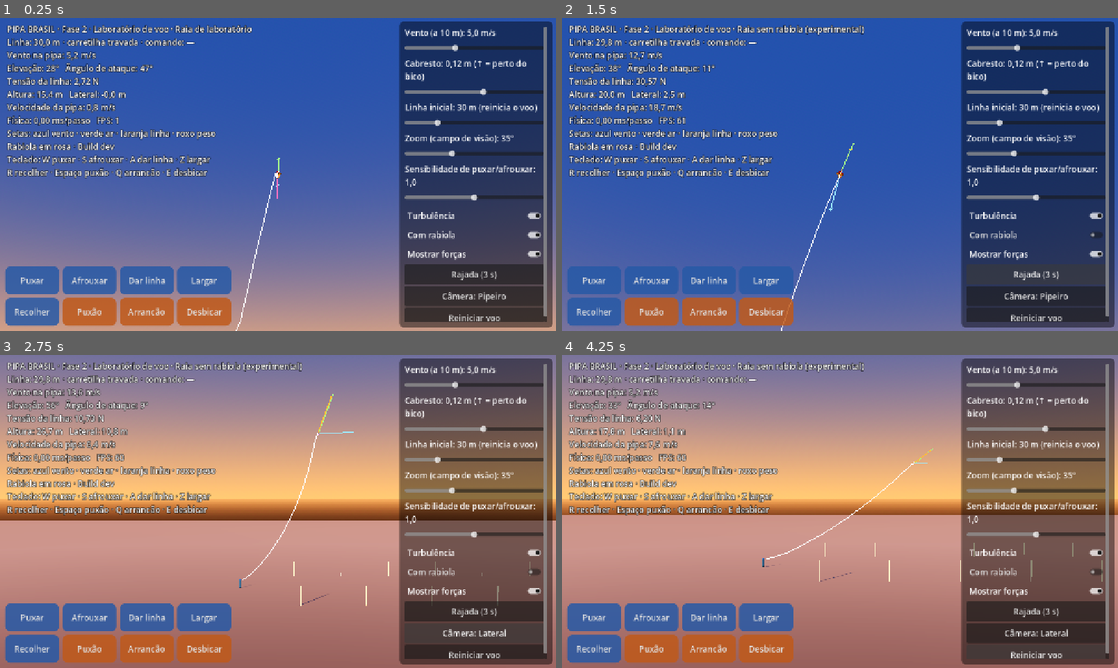
Above: before the commit, frames 1-4 (two rows, left to right).
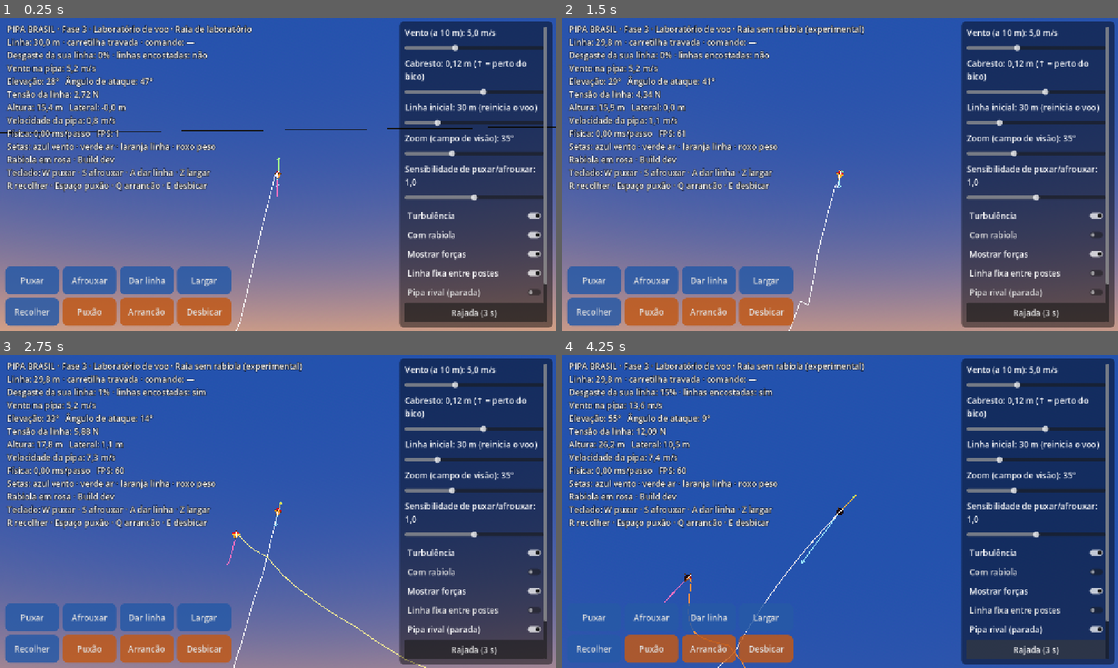
Above: after the commit, the same moments.

Repository: lucaskaeller201-ui/Pipa-Brasil
Game: Godot game, scene res://scenes/main/main.tscn
Two runs of this game, one before a commit and one after it. Both use one fixed random seed, a clock stepped at 60 frames per second and the inputs below.
Inputs (mouse positions are in pixels of both pictures, inside the frame that each line leads up to):
- Up to frame 1 (0.25 s): no input
- Up to frame 2 (1.5 s): click "Com rabiola" at 0.5 s; click (1034, 274) at 1.25 s, where only the run after the commit has a clickable "Linha fixa entre postes"
- Up to frame 3 (2.75 s): click (472, 630) at 2 s, where only the run after the commit has a clickable "Pipa rival (parada)"
- Up to frame 4 (4.25 s): click (1034, 655) at 2.75 s, where only the run before the commit has a clickable "Reiniciar voo"; click (1034, 655) at 3.5 s, where only the run before the commit has a clickable "Reiniciar voo"

The runs differ from the first frame. In frame 1, 9.5% of the frame differs, in the area x 0-100%, y 3-99%; in frame 2, 35%; in frame 3, 89%; in frame 4, 91%, in the area x 0-100%, y 0-100%.

Commit message:
Fase 3: laboratório com linha fixa, pipa rival e linha em fita; documentação
Co-Authored-By: Claude Opus 5.5 <noreply@anthropic.com>
Claude-Session: https://claude.ai/code/session_01VcBVPpGPHbKMkWY2F5CwiY

Diff:
--- a/game/lab/lab_voo.gd
+++ b/game/lab/lab_voo.gd
@@ -1,10 +1,12 @@
 extends Node3D
-## Laboratório de voo (Fases 1 e 2).
+## Laboratório de voo (Fases 1 a 3).
 ##
 ## Mostra a física funcionando: vento, pipa, linha, rabiola, mão do pipeiro e
 ## carretilha, com setas das forças e números ao vivo. Os comandos do pipeiro
 ## (botões na tela ou teclado) mexem a mão e a carretilha; a pipa responde só
-## pela física.
+## pela física. Opcionalmente há uma linha fixa entre postes e uma pipa rival
+## parada, para treinar o contato entre linhas (a linha fica vermelha com o
+## desgaste e pode romper).
 
 const BuildInfo := preload("res://game/main/build_info.gd")
 const Ambiente := preload("res://game/world/ambiente.gd")
@@ -31,6 +33,11 @@
 }
 const TECLAS_IMPULSO := {KEY_SPACE: Pilot.Impulse.PUXAO, KEY_Q: Pilot.Impulse.ARRANCAO, KEY_E: Pilot.Impulse.DESBICAR}
 
+var _linha_fixa := true
+var _rival := false
+var _mensagem := ""
+var _mensagem_ate := 0.0
+
 var _vento := VENTO_PADRAO
 var _comprimento_linha := 30.0
 var _turbulencia := true
@@ -39,6 +46,9 @@
 var _custo_ms := 0.0
 
 var _pipa: Node3D
+var _pipa_rival: Node3D
+var _pipeiro_rival: Node3D
+var _postes: Node3D
 var _linhas: MeshInstance3D
 var _forcas: MeshInstance3D
 var _camera: Camera3D
@@ -59,6 +69,13 @@
 	_pipa = KiteView.new()
 	_pipa.name = "Pipa"
 	add_child(_pipa)
+	_pipa_rival = KiteView.new()
+	_pipa_rival.name = "PipaRival"
+	add_child(_pipa_rival)
+	_pipeiro_rival = _criar_boneco("PipeiroRival", Color(0.70, 0.20, 0.20))
+	_postes = Node3D.new()
+	_postes.name = "Postes"
+	add_child(_postes)
 	_linhas = LinesView.new()
 	_linhas.name = "Linhas"
 	add_child(_linhas)
@@ -87,6 +104,23 @@
 	world = SimWorld.create_flight(WindField.new(_vento, TURBULENCIA if _turbulencia else 0.0, 1),
 		definicao, _comprimento_linha, 30.0, 0.0, 4, true, pre_tensao)
 	_pipa.call("construir", definicao)
+	# Linha fixa atravessada no vento, a 1/3 da linha: a linha da pipa sobe e
+	# encosta nela por baixo.
+	for filho in _postes.get_children():
+		filho.queue_free()
+	if _linha_fixa:
+		var z := -_comprimento_linha / 3.0
+		var y := 1.2 + 0.83 * _comprimento_linha / 3.0
+		world.add_fixed_line(Vector3(-15.0, y, z), Vector3(15.0, y, z))
+		for x in [-15.0, 15.0]:
+			_postes.add_child(_criar_poste(Vector3(x, 0.0, z), y))
+	_pipa_rival.visible = _rival
+	_pipeiro_rival.visible = _rival
+	if _rival:
+		world.add_flyer(_def_com_rabiola, Vector3(6.0, 0.0, 0.0), _comprimento_linha, 30.0, -18.0, true)
+		_pipa_rival.call("construir", _def_com_rabiola)
+		_pipeiro_rival.position = Vector3(6.0, 0.8, 0.25)
+	_mensagem = ""
 	_atualizar_visual()
 
 
@@ -134,6 +168,12 @@
 
 
 func _process(_delta: float) -> void:
+	for e in world.combat.take_events():
+		if e["type"] == "ruptura":
+			_mensagem = "A SUA LINHA ROMPEU! Pipa avoada." if e["flyer"] == 0 else "A linha do rival rompeu!"
+		else:
+			_mensagem = "A linha fixa rompeu."
+		_mensagem_ate = Time.get_ticks_msec() / 1000.0 + 5.0
 	_atualizar_visual()
 	_atualizar_camera()
 	_info.text = texto_info()
@@ -141,11 +181,22 @@
 
 func _atualizar_visual() -> void:
 	_pipa.call("atualizar", world.kite)
-
+	if _rival and world.flyers.size() > 1:
+		_pipa_rival.call("atualizar", (world.flyers[1] as Flyer).kite)
+
+	_linhas.set("camera_position", _camera.global_position)
+	_linhas.set("min_width_per_meter", 2.0 * 2.0 * tan(deg_to_rad(_camera.fov * 0.5)) / maxf(1.0, get_viewport().get_visible_rect().size.y))
 	_linhas.call("limpar")
-	_linhas.call("desenhar_cadeia", world.line.pos, Color(0.97, 0.97, 0.97))
-	if world.tail != null:
-		_linhas.call("desenhar_cadeia", world.tail.pos, Color(1.0, 0.30, 0.60))
+	for f in world.flyers:
+		var fl: Flyer = f
+		var base := Color(0.97, 0.97, 0.97) if fl.id == 0 else Color(1.0, 0.85, 0.35)
+		for c in [fl.line, fl.trailing_line]:
+			if c != null:
+				_linhas.call("desenhar_cadeia", (c as ParticleChain).pos, _cor_desgaste(c, base))
+		if fl.tail != null:
+			_linhas.call("desenhar_cadeia", fl.tail.pos, Color(1.0, 0.30, 0.60), 0.02)
+	for c in world.loose_chains:
+		_linhas.call("desenhar_cadeia", (c as ParticleChain).pos, _cor_desgaste(c, Color(0.15, 0.15, 0.15)))
 
 	_forcas.call("limpar")
 	if _mostrar_forcas:
@@ -158,6 +209,11 @@
 		]
 		var cores := [Color(0.3, 0.8, 1.0), Color(0.2, 0.95, 0.3), Color(1.0, 0.55, 0.1), Color(0.75, 0.4, 1.0)]
 		_forcas.call("desenhar_setas", setas, cores)
+
+
+## A linha vai ficando vermelha conforme o ponto mais gasto se aproxima da ruptura.
+func _cor_desgaste(c: ParticleChain, base: Color) -> Color:
+	return base.lerp(Color(1.0, 0.1, 0.05), clampf(c.max_wear() / c.strength, 0.0, 1.0))
 
 
 func _atualizar_camera() -> void:
@@ -187,9 +243,12 @@
 		carretilha = "soltando"
 	elif world.input.reel_in:
 		carretilha = "enrolando"
+	var meu: Flyer = world.flyers[0]
+	var desgaste := meu.line.max_wear() / meu.line.strength * 100.0 if not meu.cut else 100.0
 	var linhas := PackedStringArray([
-		"PIPA BRASIL · Fase 2 · Laboratório de voo · %s" % definicao.model_name,
+		"PIPA BRASIL · Fase 3 · Laboratório de voo · %s" % definicao.model_name,
 		"Linha: %s m · carretilha %s · comando: %s" % [_num(world.line_length(), 1), carretilha, _ultimo_comando],
+		"Desgaste da sua linha: %d%% · linhas encostadas: %s" % [roundi(desgaste), "sim" if world.combat.contacts_last_step > 0 else "não"],
 		"Vento na pipa: %s m/s" % _num(k.last_wind.length(), 1),
 		"Elevação: %d°   Ângulo de ataque: %d°" % [roundi(world.elevation_deg()), roundi(k.last_aoa_deg)],
 		"Tensão da linha: %s N" % _num(world.tension, 2),
@@ -199,6 +258,8 @@
 		"Setas: azul vento · verde ar · laranja linha · roxo peso",
 		"Rabiola em rosa · Build %s" % BuildInfo.COMMIT,
 	])
+	if not _mensagem.is_empty() and Time.get_ticks_msec() / 1000.0 < _mensagem_ate:
+		linhas.insert(1, ">>> %s <<<" % _mensagem)
 	if not OS.has_feature("mobile"):
 		linhas.append("Teclado: W puxar · S afrouxar · A dar linha · Z largar")
 		linhas.append("R recolher · Espaço puxão · Q arrancão · E desbicar")
@@ -215,17 +276,36 @@
 
 func _criar_pipeiro() -> void:
 	# Marcador simples do pipeiro (o personagem de verdade vem na Fase 7).
+	var corpo := _criar_boneco("Pipeiro", Color(0.15, 0.35, 0.65))
+	corpo.position = Vector3(0.0, 0.8, 0.25)
+
+
+func _criar_boneco(nome: String, cor: Color) -> MeshInstance3D:
 	var corpo := MeshInstance3D.new()
-	corpo.name = "Pipeiro"
+	corpo.name = nome
 	var capsula := CapsuleMesh.new()
 	capsula.radius = 0.22
 	capsula.height = 1.6
 	corpo.mesh = capsula
 	var material := StandardMaterial3D.new()
-	material.albedo_color = Color(0.15, 0.35, 0.65)
+	material.albedo_color = cor
 	corpo.material_override = material
-	corpo.position = Vector3(0.0, 0.8, 0.25)
 	add_child(corpo)
+	return corpo
+
+
+func _criar_poste(base: Vector3, altura: float) -> MeshInstance3D:
+	var poste := MeshInstance3D.new()
+	var malha := CylinderMesh.new()
+	malha.top_radius = 0.1
+	malha.bottom_radius = 0.14
+	malha.height = altura
+	poste.mesh = malha
+	var material := StandardMaterial3D.new()
+	material.albedo_color = Color(0.55, 0.55, 0.52)
+	poste.material_override = material
+	poste.position = base + Vector3(0.0, altura * 0.5, 0.0)
+	return poste
 
 
 func _criar_interface() -> void:
@@ -277,6 +357,8 @@
 	_toggle(caixa, "Turbulência", _turbulencia, _ao_mudar_turbulencia)
 	_toggle(caixa, "Com rabiola", true, _ao_mudar_rabiola)
 	_toggle(caixa, "Mostrar forças", _mostrar_forcas, _ao_mudar_forcas)
+	_toggle(caixa, "Linha fixa entre postes", _linha_fixa, _ao_mudar_linha_fixa)
+	_toggle(caixa, "Pipa rival (parada)", _rival, _ao_mudar_rival)
 	_botao(caixa, "Rajada (3 s)", _ao_tocar_rajada)
 	_botao_camera = _botao(caixa, "Câmera: %s" % CAMERAS[_camera_modo], _ao_tocar_camera)
 	_botao(caixa, "Reiniciar voo", reiniciar)
@@ -356,6 +438,16 @@
 	reiniciar()
 
 
+func _ao_mudar_linha_fixa(ligado: bool) -> void:
+	_linha_fixa = ligado
+	reiniciar()
+
+
+func _ao_mudar_rival(ligado: bool) -> void:
+	_rival = ligado
+	reiniciar()
+
+
 func _ao_mudar_sensibilidade(v: float) -> void:
 	_sensibilidade = v
 
--- a/game/views/lines_view.gd
+++ b/game/views/lines_view.gd
@@ -1,10 +1,15 @@
 extends MeshInstance3D
 ## Desenha cadeias de pontos (linha, rabiola) e setas de força com ImmediateMesh.
-## Versão de laboratório: linhas de 1 pixel. A linha bonita (fita com largura
-## mínima na tela) vem na Fase 3.
+## As cadeias são desenhadas como fitas viradas para a câmera, com uma largura
+## mínima na tela: uma linha de 0,6 mm a 50 m continua visível (D-017).
 
 var _im := ImmediateMesh.new()
 var _material := StandardMaterial3D.new()
+
+## Posição da câmera e largura mínima (m de largura por m de distância).
+## Atualizadas pelo laboratório a cada quadro.
+var camera_position := Vector3.ZERO
+var min_width_per_meter := 0.002
 
 
 func _init() -> void:
@@ -12,6 +17,7 @@
 	_material.shading_mode = BaseMaterial3D.SHADING_MODE_UNSHADED
 	_material.vertex_color_use_as_albedo = true
 	_material.no_depth_test = false
+	_material.cull_mode = BaseMaterial3D.CULL_DISABLED
 	cast_shadow = GeometryInstance3D.SHADOW_CASTING_SETTING_OFF
 
 
@@ -19,14 +25,37 @@
 	_im.clear_surfaces()
 
 
-func desenhar_cadeia(pontos: PackedVector3Array, cor: Color) -> void:
+## Desenha a cadeia como fita. `largura` é a largura real (m); a fita nunca fica
+## mais fina que `min_width_per_meter` × distância até a câmera.
+func desenhar_cadeia(pontos: PackedVector3Array, cor: Color, largura := 0.0006) -> void:
 	if pontos.size() < 2:
 		return
-	_im.surface_begin(Mesh.PRIMITIVE_LINE_STRIP, _material)
+	_im.surface_begin(Mesh.PRIMITIVE_TRIANGLES, _material)
 	_im.surface_set_color(cor)
-	for p in pontos:
-		_im.surface_add_vertex(p)
+	for i in pontos.size() - 1:
+		var a := pontos[i]
+		var b := pontos[i + 1]
+		var dir := b - a
+		if dir.length_squared() < 1e-10:
+			continue
+		var la := _lado(a, dir, largura)
+		var lb := _lado(b, dir, largura)
+		_im.surface_add_vertex(a - la)
+		_im.surface_add_vertex(a + la)
+		_im.surface_add_vertex(b + lb)
+		_im.surface_add_vertex(a - la)
+		_im.surface_add_vertex(b + lb)
+		_im.surface_add_vertex(b - lb)
 	_im.surface_end()
+
+
+func _lado(p: Vector3, dir: Vector3, largura: float) -> Vector3:
+	var para_camera := camera_position - p
+	var lado := dir.cross(para_camera)
+	if lado.length_squared() < 1e-10:
+		lado = dir.cross(Vector3.UP)
+	var meia := 0.5 * maxf(largura, min_width_per_meter * para_camera.length())
+	return lado.normalized() * meia
 
 
 ## Desenha várias setas (origem, vetor) numa única superfície.
--- a/project.godot
+++ b/project.godot
@@ -7,7 +7,7 @@
 
 config/name="PIPA BRASIL"
 config/description="Simulador brasileiro de pipas em 3D"
-config/version="0.2.0"
+config/version="0.3.0"
 run/main_scene="res://scenes/main/main.tscn"
 config/features=PackedStringArray("4.7", "Mobile")
 config/icon="res://icon.svg"
Not shown, changed: export_presets.cfg
Not shown, changed: docs/changelog.md
Not shown, changed: docs/decisoes.md
Not shown, changed: docs/progresso.md
